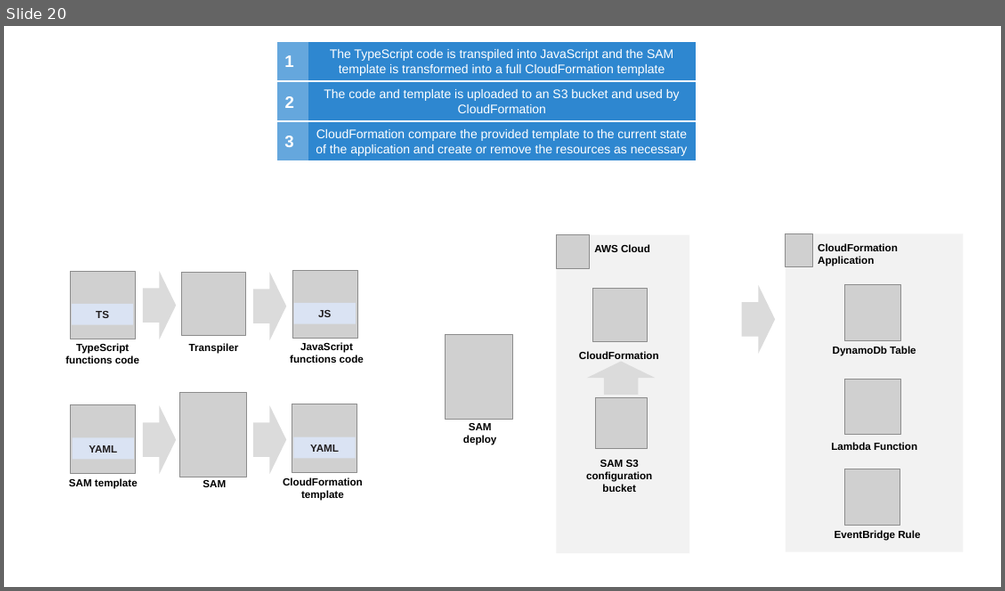
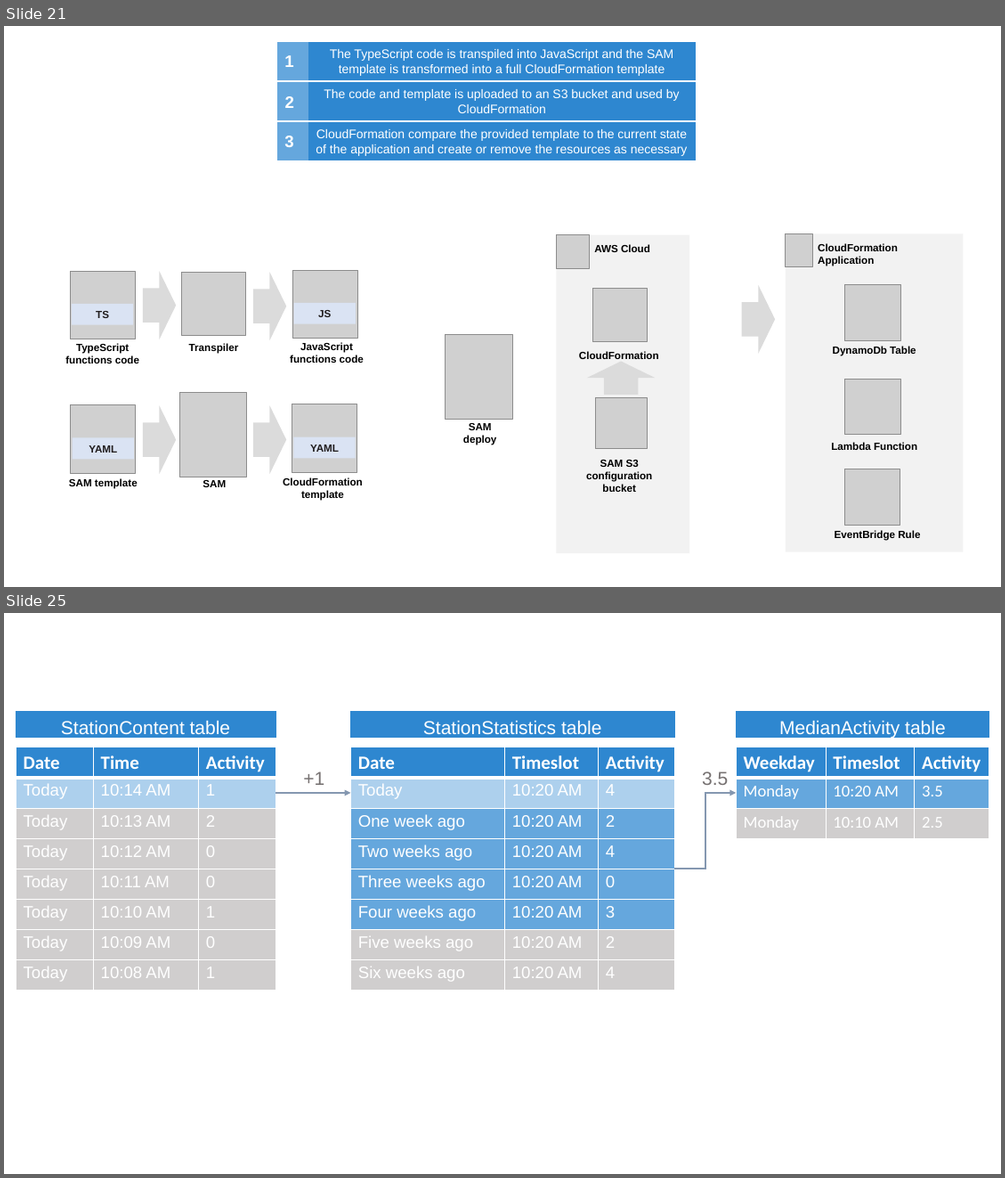
Before and after one commit to ouvreboite/velinfo, a slide deck: docs/velinfo_architecture.pptx. Shown one above the other, each under a label of ours: slide 20 before the commit, slides 21 and 25 after it; the slides between them are not shown. The pictures are 1005x591 and 1005x1178 pixels, drawn with LibreOffice and Linux fonts; fonts in the diff are those of the drawing; grey boxes stand for pictures. Boxes give left, top, right and bottom in pixels: in the first picture for what was removed or moved away, otherwise in the second. Text is boxed around its words. In the diff, an @@ line names an element or a change of style, - is before the commit and + after.

```diff
--- a/docs/velinfo_architecture.pptx
+++ b/docs/velinfo_architecture.pptx
@@ slide 25 added at (4, 613, 1001, 1174), background #FFFFFF @@
@@ rectangle added at (16, 712, 275, 737), fill #2E87D0, outline #2E87D0 1 pt, 18 pt, text #FFFFFF @@
+StationContent table
@@ rectangle added at (351, 712, 675, 737), fill #2E87D0, outline #2E87D0 1 pt, 18 pt, text #FFFFFF @@
+StationStatistics table
@@ rectangle added at (736, 712, 989, 737), fill #2E87D0, outline #2E87D0 1 pt, 18 pt, text #FFFFFF @@
+MedianActivity table
@@ table added at (16, 747, 276, 989), 8 rows, 3 columns @@
+Date | Time | Activity
+Today | 10:14 AM | 1
+Today | 10:13 AM | 2
+Today | 10:12 AM | 0
+Today | 10:11 AM | 0
+Today | 10:10 AM | 1
+Today | 10:09 AM | 0
+Today | 10:08 AM | 1
@@ text added at (303, 771, 324, 785), 18 pt, text #767171 @@
++1
@@ table added at (351, 747, 675, 989), 8 rows, 3 columns @@
+Date | Timeslot | Activity
+Today | 10:20 AM | 4
+One week ago | 10:20 AM | 2
+Two weeks ago | 10:20 AM | 4
+Three weeks ago | 10:20 AM | 0
+Four weeks ago | 10:20 AM | 3
+Five weeks ago | 10:20 AM | 2
+Six weeks ago | 10:20 AM | 4
@@ text added at (702, 771, 728, 785), 18 pt, text #767171 @@
+3.5
@@ table added at (736, 747, 989, 839), 3 rows, 3 columns @@
+Weekday | Timeslot | Activity
+Monday | 10:20 AM | 3.5
+Monday | 10:10 AM | 2.5
@@ arrow added from (275, 793) to (351, 793), #8497B0 1.5 pt @@
@@ elbow arrow added from (675, 868) to (736, 793), #8497B0 1.5 pt @@
@@ what was slide 20 is now slide 21 @@
```
Also in this commit, not shown: 1 slide changed, 4 other slides added, 22 other files.
